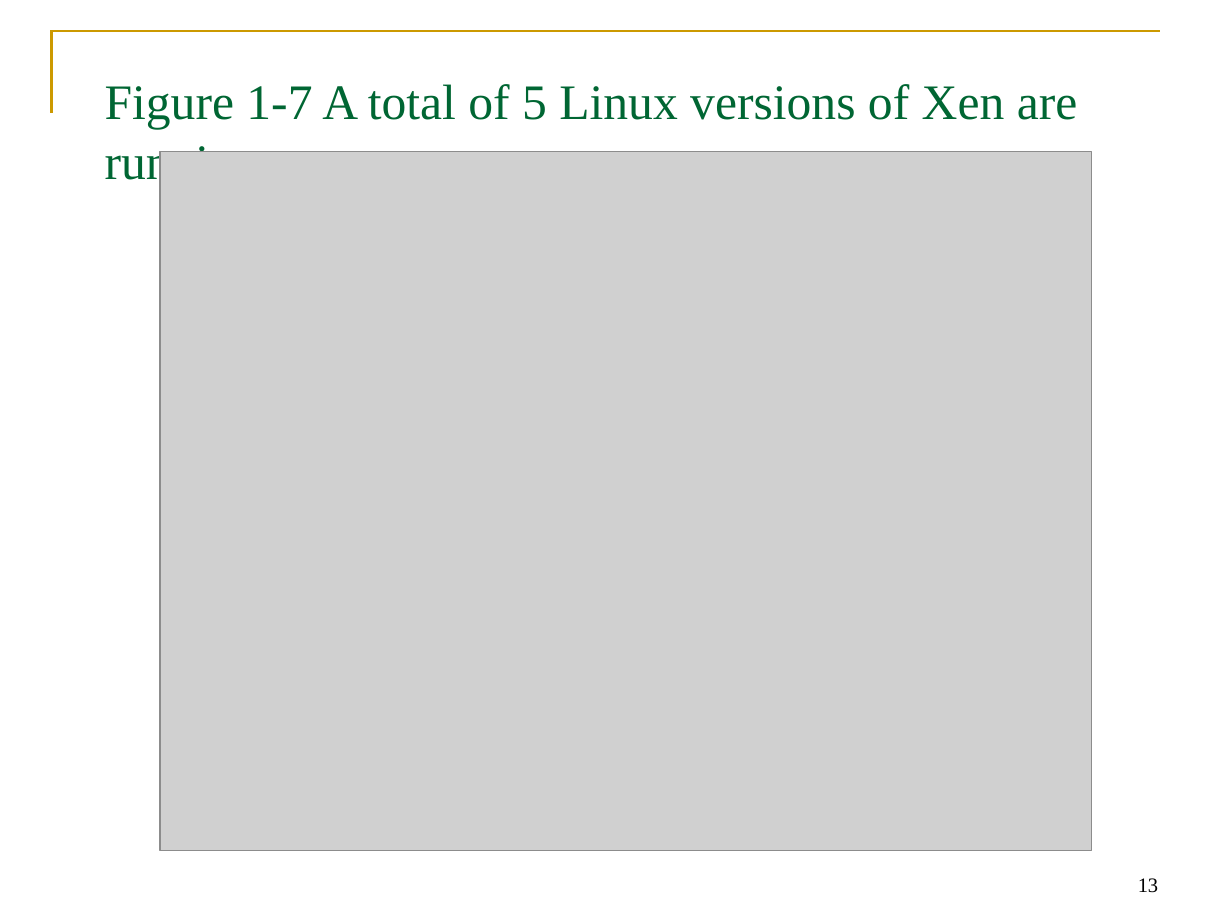
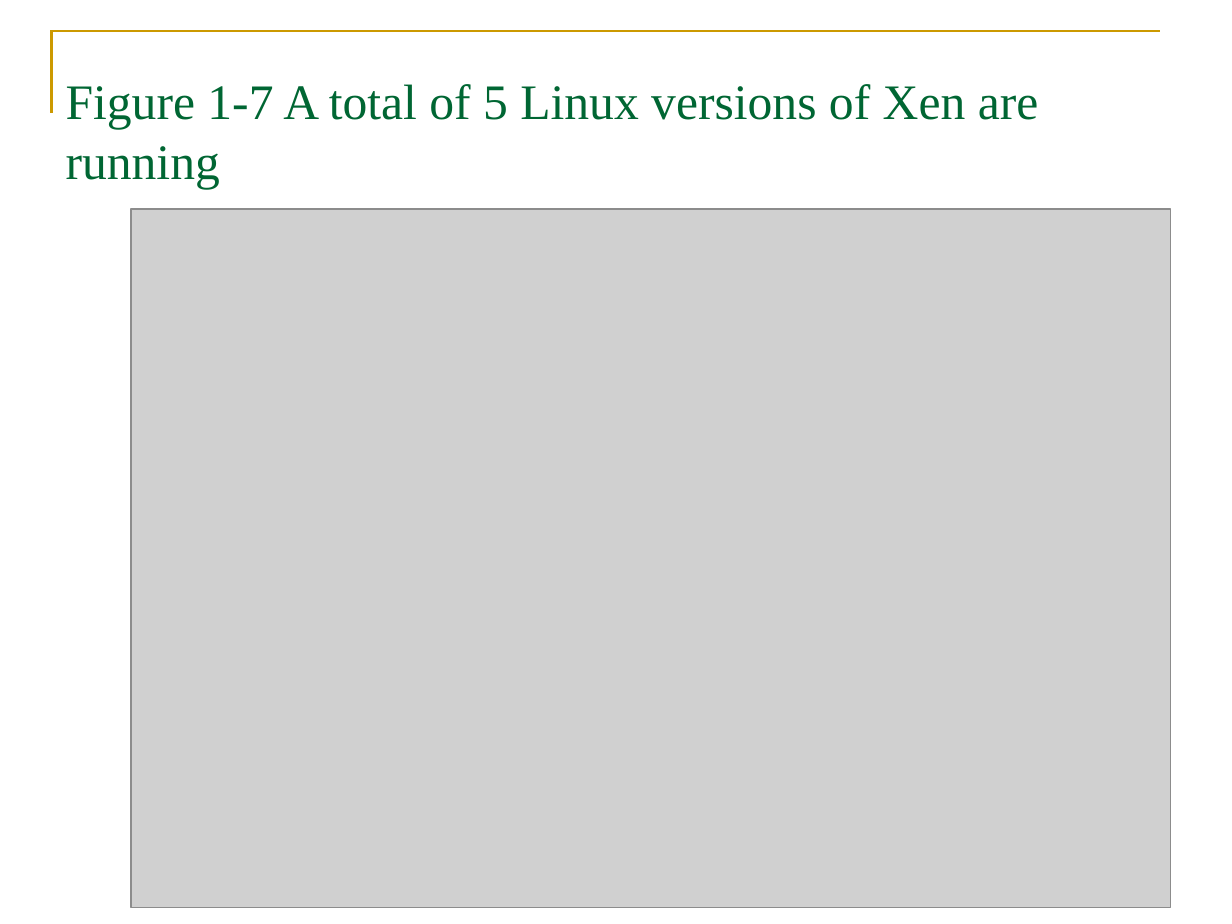
Before and after one commit to kevincdj3269-hash/Operating_System-, a slide deck: slide 13 of Course PPT/CH 1/Chapter 1 Introduction to Operating Systems.pptx.ppt. Drawn at 1232x924 pixels with LibreOffice and Linux fonts; fonts in the diff are those of the drawing; grey boxes stand for pictures. Boxes give left, top, right and bottom in pixels: in the first picture for what was removed or moved away, otherwise in the second. Text is boxed around its words. In the diff, an @@ line names an element or a change of style, - is before the commit and + after.

```diff
--- a/Course PPT/CH 1/Chapter 1 Introduction to Operating Systems.pptx.ppt
+++ b/Course PPT/CH 1/Chapter 1 Introduction to Operating Systems.pptx.ppt
@@ title "Figure 1-7 A total of ...": place and size @@
-title "Figure 1-7 A total of ..." at <box>105,84,1078,130</box>
+title "Figure 1-7 A total of ..." at <box>66,84,1039,130</box>
@@ picture: place and size @@
-picture at <box>160,152,1092,850</box>
+picture at <box>131,209,1170,908</box>
@@ page number removed at <box>1138,878,1158,893</box> @@
-13
```
Also in this commit, not shown: 17 other slides changed.
